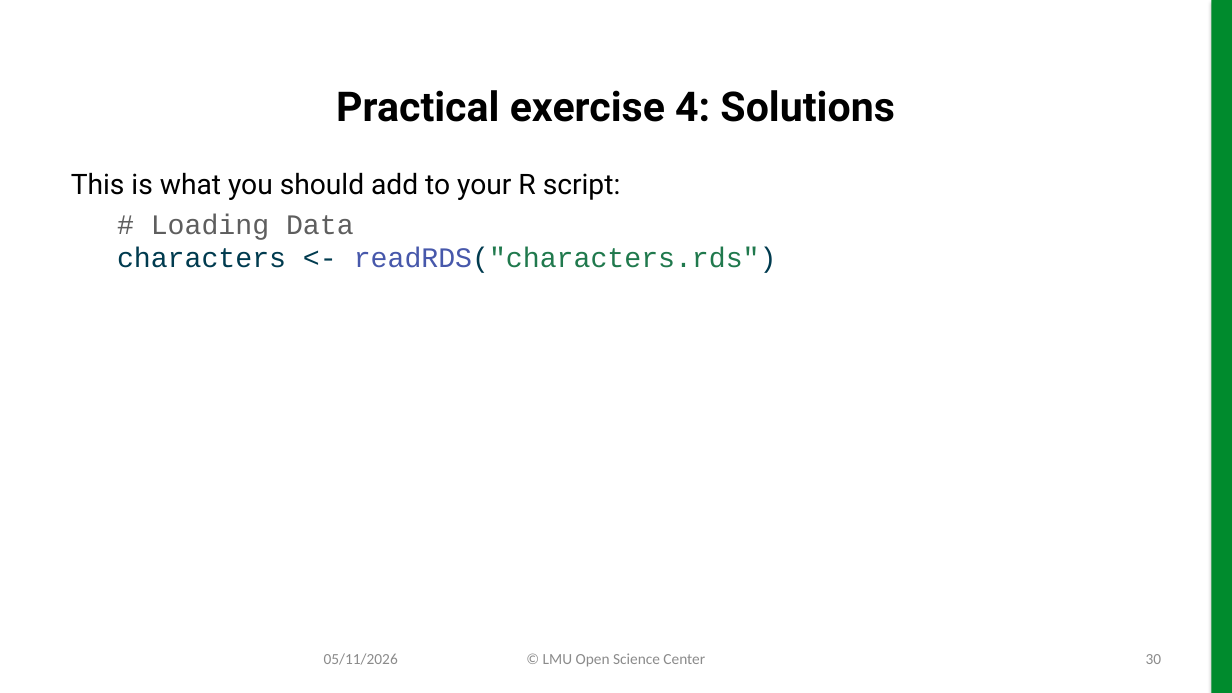
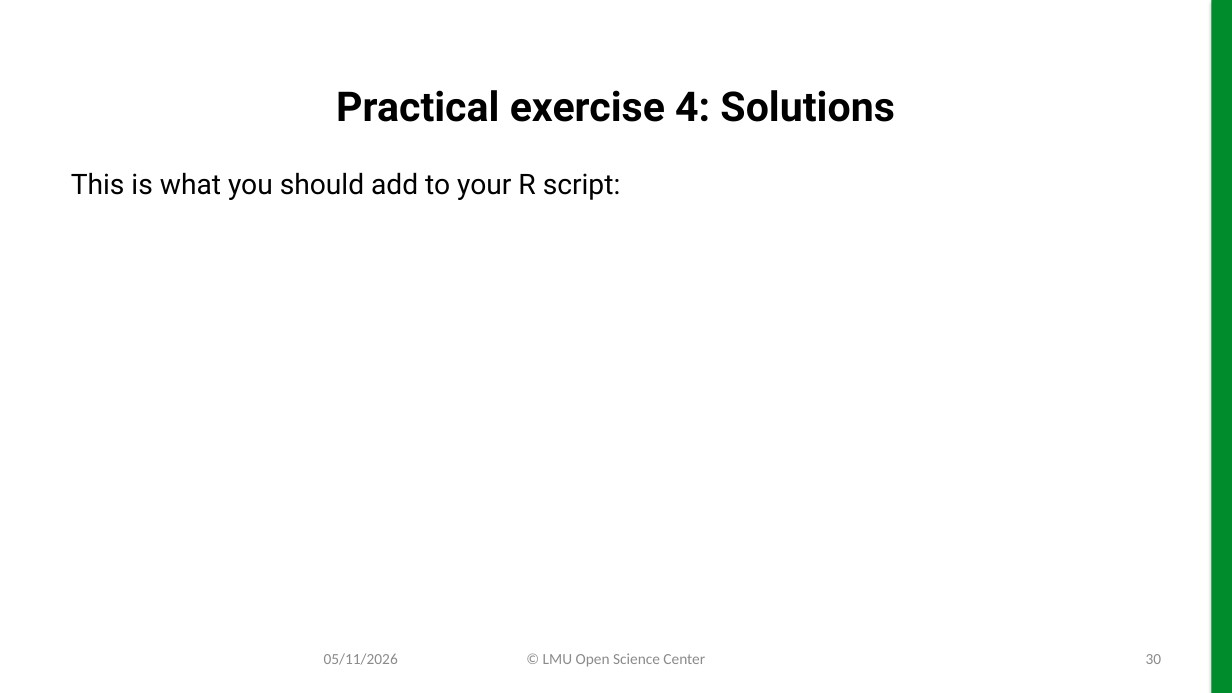
Before and after one commit to lmu-osc/slides-r-part-II, a slide deck: slide 30 of slides-r-part-II.pptx. Drawn at 1232x693 pixels with LibreOffice and Linux fonts; fonts in the diff are those of the drawing; background and template pictures are left out. Boxes give left, top, right and bottom in pixels: in the first picture for what was removed or moved away, otherwise in the second. Text is boxed around its words. In the diff, an @@ line names an element or a change of style, - is before the commit and + after.

```diff
--- a/slides-r-part-II.pptx
+++ b/slides-r-part-II.pptx
@@ text at (117, 214, 777, 273): paragraph removed @@
-# Loading Data
-characters <- readRDS("characters.rds")
```
Also in this commit, not shown: 10 other slides changed, 34 other files.
